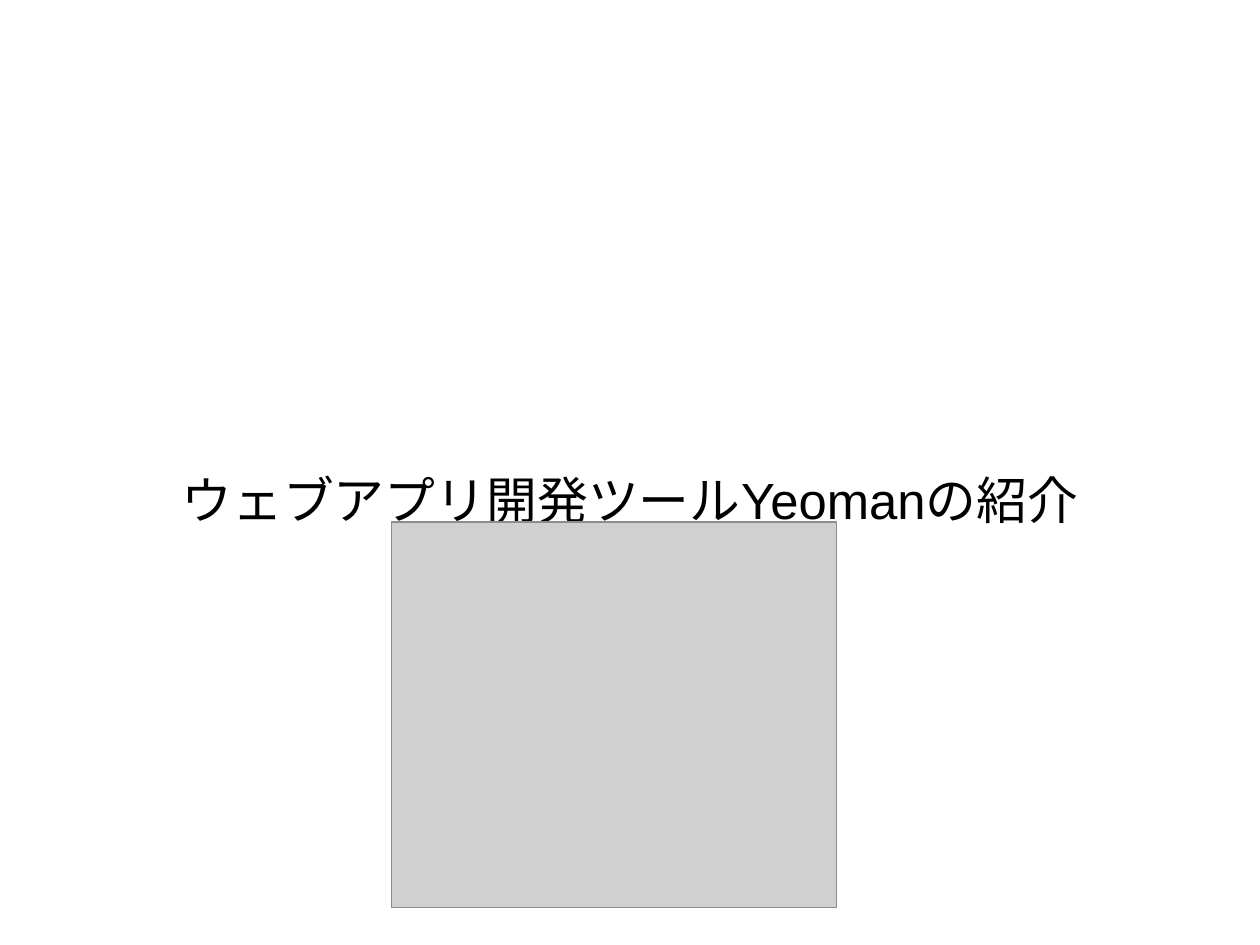
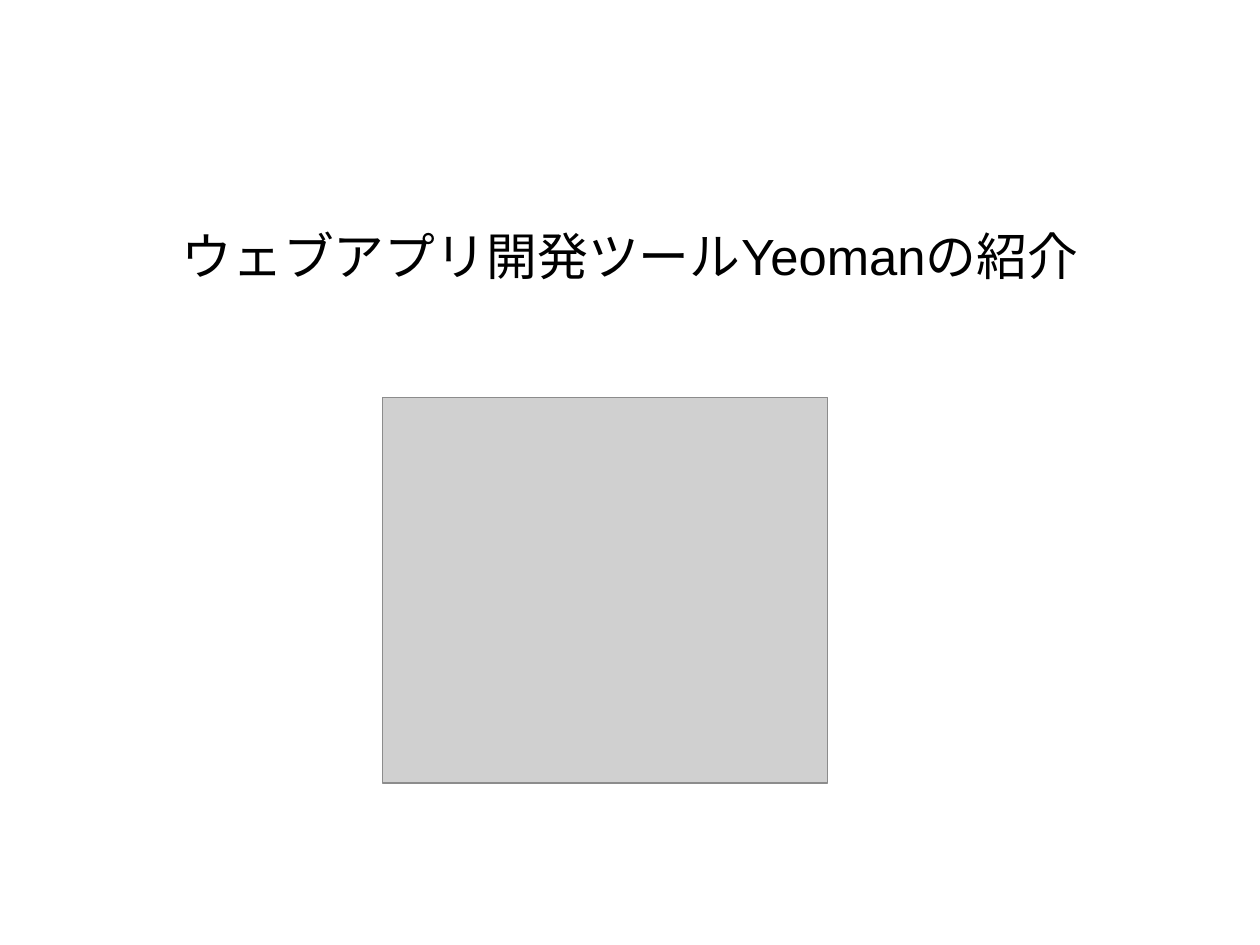
Before and after one commit to masakura/yeoman-presentation, a slide deck: slide 4 of yeoman-presentation.odp. Drawn at 1260x945 pixels with LibreOffice and Linux fonts; fonts in the diff are those of the drawing; grey boxes stand for pictures; background and template pictures are left out. Boxes give left, top, right and bottom in pixels: in the first picture for what was removed or moved away, otherwise in the second. Text is boxed around its words. In the diff, an @@ line names an element or a change of style, - is before the commit and + after.

```diff
--- a/yeoman-presentation.odp
+++ b/yeoman-presentation.odp
@@ subtitle "ウェブアプリ開発ツールYeomanの紹介" at box(182, 231, 1079, 280): vertical alignment middle to top @@
@@ picture: place and size @@
-picture at box(392, 523, 838, 908)
+picture at box(383, 398, 829, 783)
```
Also in this commit, not shown: 9 other slides changed, 2 slides added, 1 slide removed.
